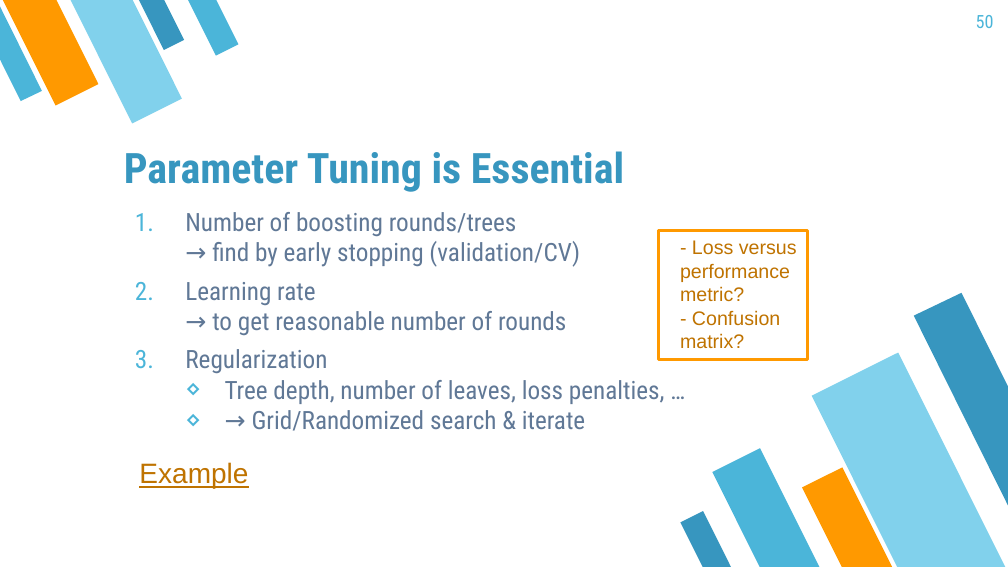
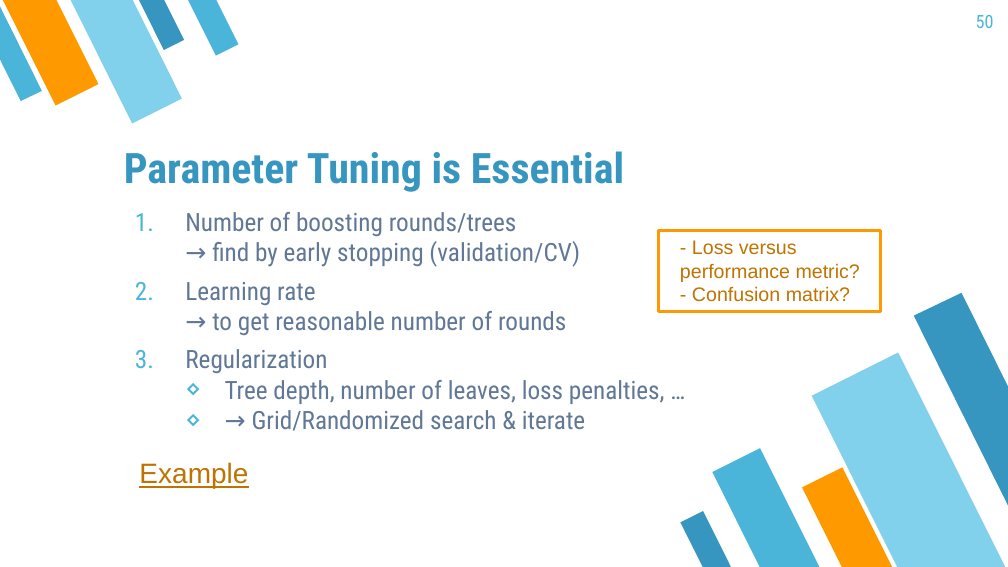
Before and after one commit to mayer79/ml_lecture, a slide deck: slide 50 of slides/ML_Lecture.pptx. Drawn at 1008x567 pixels with LibreOffice and Linux fonts; fonts in the diff are those of the drawing. Boxes give left, top, right and bottom in pixels: in the first picture for what was removed or moved away, otherwise in the second. Text is boxed around its words. In the diff, an @@ line names an element or a change of style, - is before the commit and + after.

```diff
--- a/slides/ML_Lecture.pptx
+++ b/slides/ML_Lecture.pptx
@@ rectangle "- Loss versus performance metric?": place and size @@
-rectangle "- Loss versus performance metric?" at <box>659,230,807,359</box>
+rectangle "- Loss versus performance metric?" at <box>659,230,881,311</box>
```
Also in this commit, not shown: 25 other slides changed, 2 other files.
